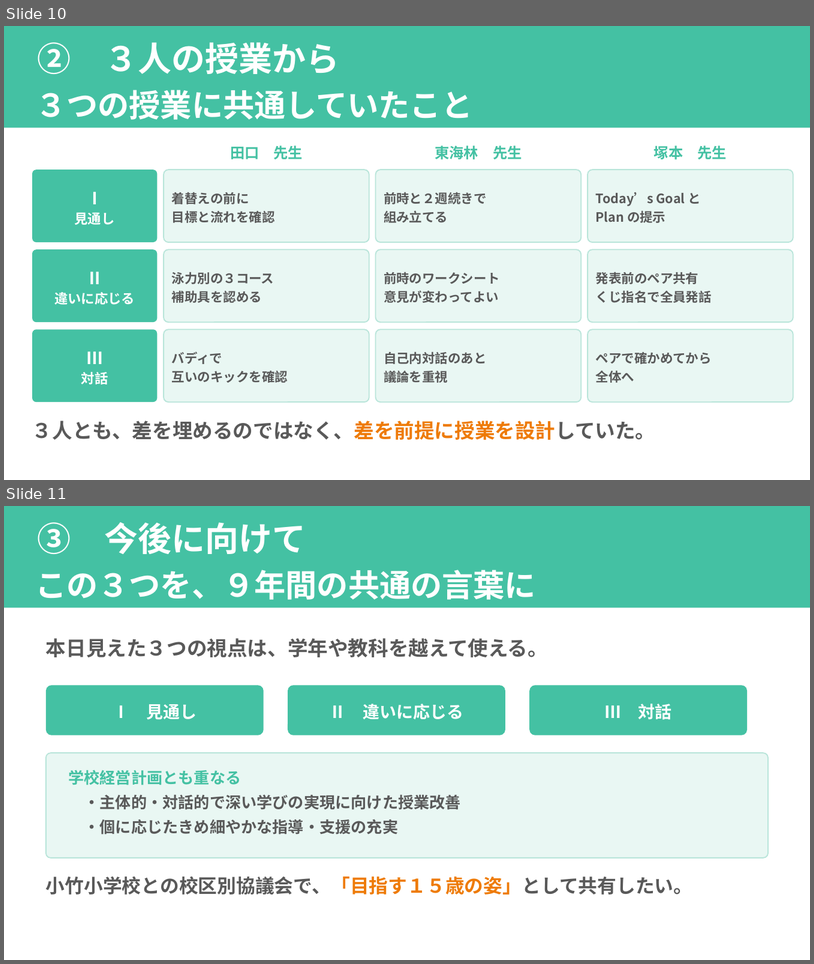
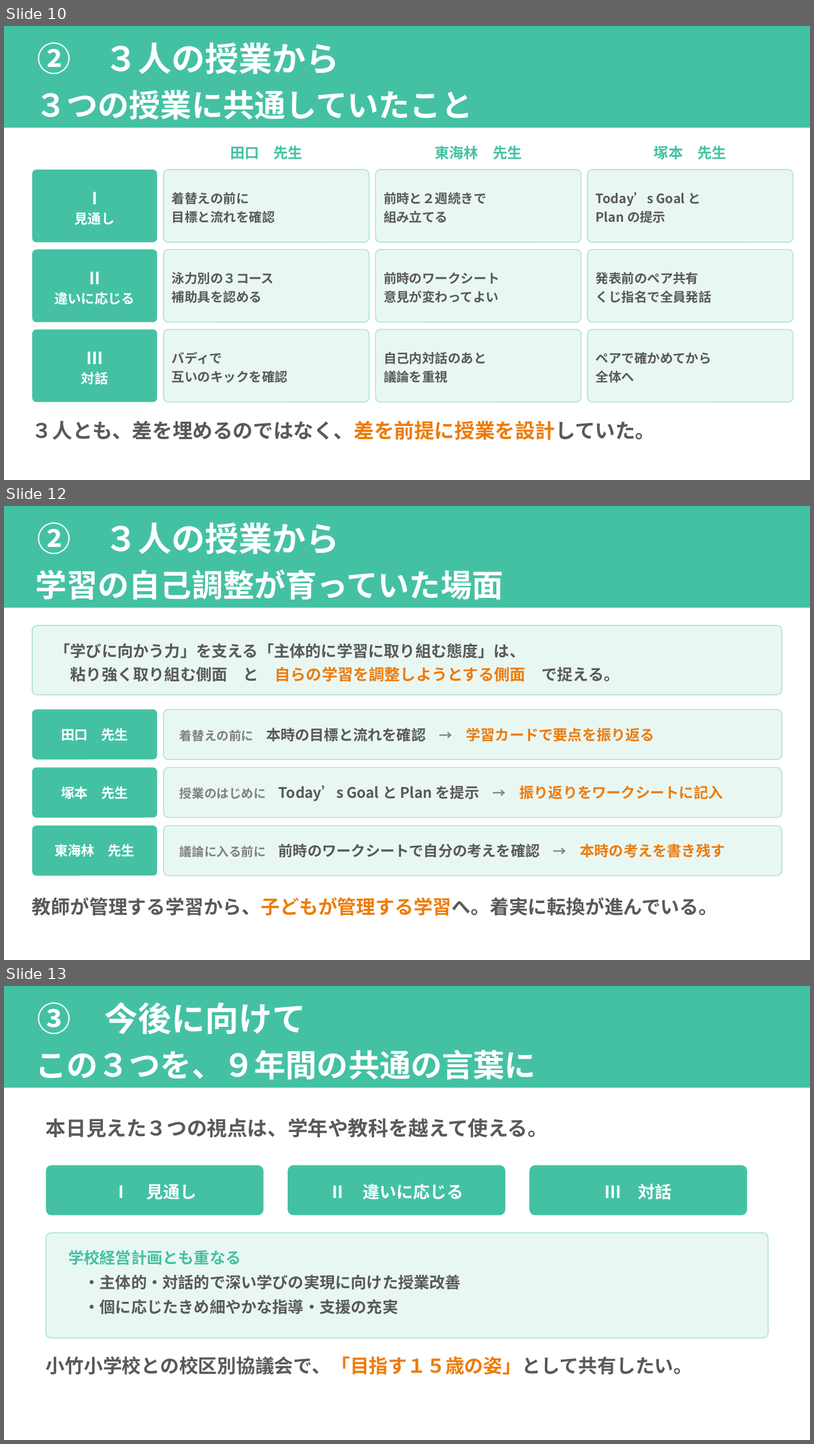
Before and after one commit to contynet730-star/con30, a slide deck: 指導課訪問_みらい青空学園/指導課訪問_５校時指導助言資料_みらい青空学園_プランB.pptx. Shown one above the other, each under a label of ours: slides 10 and 11 before the commit, slides 10, 12 and 13 after it; the slides between them are not shown. The pictures are 814x964 and 814x1444 pixels, drawn with LibreOffice and Linux fonts; fonts in the diff are those of the drawing. Boxes give left, top, right and bottom in pixels: in the first picture for what was removed or moved away, otherwise in the second. Text is boxed around its words. In the diff, an @@ line names an element or a change of style, - is before the commit and + after.

```diff
--- a/指導課訪問_みらい青空学園/指導課訪問_５校時指導助言資料_みらい青空学園_プランB.pptx
+++ b/指導課訪問_みらい青空学園/指導課訪問_５校時指導助言資料_みらい青空学園_プランB.pptx
@@ slide 12 added at (x1=4, y1=506, x2=810, y2=960), background #FFFFFF @@
@@ rectangle added at (x1=4, y1=506, x2=810, y2=607), fill #44C1A3, 28 pt, text #FFFFFF, bold @@
+② ３人の授業から
+学習の自己調整が育っていた場面
@@ rounded rectangle added at (x1=32, y1=625, x2=782, y2=694), fill #E9F7F3, outline #B9E5DA 1 pt @@
@@ text added at (x1=55, y1=643, x2=620, y2=682), 14 pt, text #595959, bold @@
+「学びに向かう力」を支える「主体的に学習に取り組む態度」は、
+粘り強く取り組む側面 と 自らの学習を調整しようとする側面 で捉える。
@@ rounded rectangle added at (x1=32, y1=709, x2=157, y2=759), fill #44C1A3 @@
@@ rounded rectangle added at (x1=164, y1=709, x2=782, y2=759), fill #E9F7F3, outline #B9E5DA 1 pt @@
@@ text added at (x1=61, y1=728, x2=128, y2=741), 12 pt, text #FFFFFF, bold @@
+田口 先生
@@ text added at (x1=266, y1=727, x2=655, y2=742), 13 pt, text #EE7B08, bold @@
+着替えの前に 本時の目標と流れを確認 → 学習カードで要点を振り返る
@@ rounded rectangle added at (x1=32, y1=767, x2=157, y2=817), fill #44C1A3 @@
@@ rounded rectangle added at (x1=164, y1=767, x2=782, y2=817), fill #E9F7F3, outline #B9E5DA 1 pt @@
@@ text added at (x1=61, y1=786, x2=128, y2=799), 12 pt, text #FFFFFF, bold @@
+塚本 先生
@@ text added at (x1=180, y1=785, x2=723, y2=801), 13 pt, text #595959, bold @@
+授業のはじめに Today’s Goal と Plan を提示 → 振り返りをワークシートに記入
@@ rounded rectangle added at (x1=32, y1=825, x2=157, y2=876), fill #44C1A3 @@
@@ rounded rectangle added at (x1=164, y1=825, x2=782, y2=876), fill #E9F7F3, outline #B9E5DA 1 pt @@
@@ text added at (x1=54, y1=844, x2=135, y2=856), 12 pt, text #FFFFFF, bold @@
+東海林 先生
@@ text added at (x1=180, y1=843, x2=725, y2=858), 13 pt, text #595959, bold @@
+議論に入る前に 前時のワークシートで自分の考えを確認 → 本時の考えを書き残す
@@ text added at (x1=32, y1=897, x2=718, y2=915), 17 pt, text #595959, bold @@
+教師が管理する学習から、子どもが管理する学習へ。着実に転換が進んでいる。
@@ what was slide 11 is now slide 13 @@
```
Also in this commit, not shown: 2 slides changed, 1 other slide added, 2 other files.
